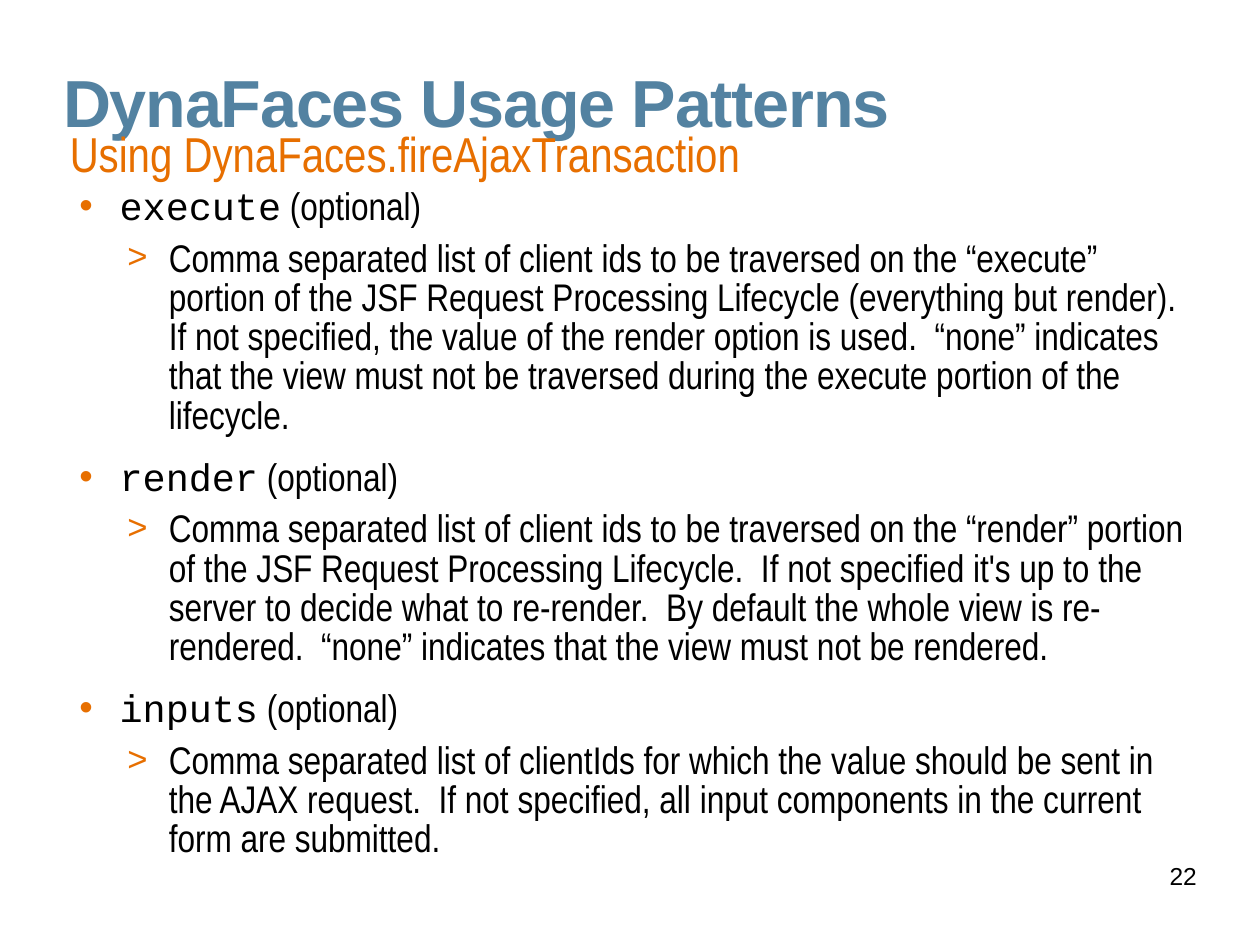
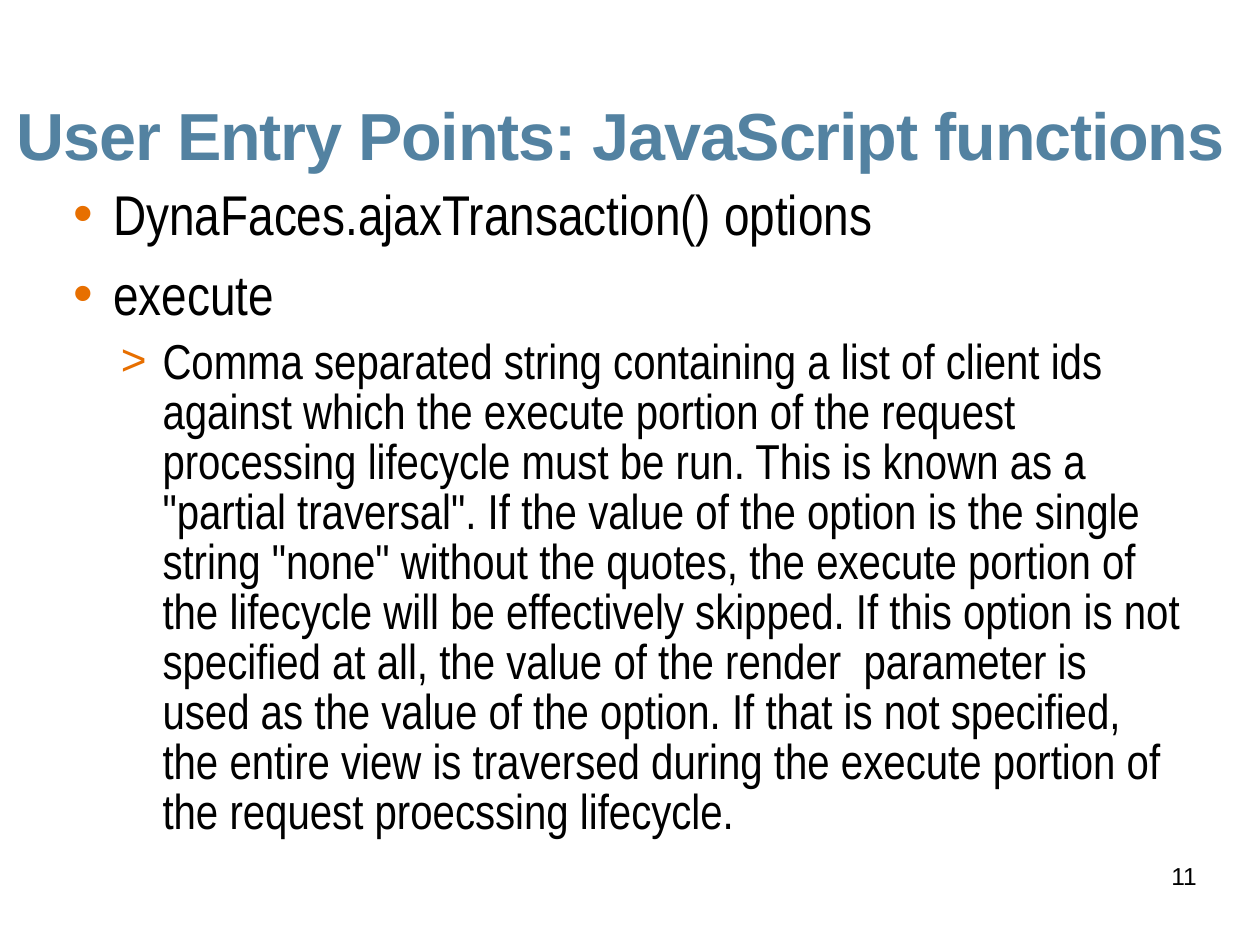
Before and after one commit to javaee/javaserverfaces-extensions, a slide deck: slide 11 of www/slides/dynafaces-design-review.odp (slide 22 before the commit). Drawn at 1260x945 pixels with LibreOffice and Linux fonts; fonts in the diff are those of the drawing; background and template pictures are left out. Boxes give left, top, right and bottom in pixels: in the first picture for what was removed or moved away, otherwise in the second. Text is boxed around its words. In the diff, an @@ line names an element or a change of style, - is before the commit and + after.

```diff
--- a/www/slides/dynafaces-design-review.odp
+++ b/www/slides/dynafaces-design-review.odp
@@ title removed at [63,81,890,139] @@
-DynaFaces Usage Patterns
@@ title added at [17,112,1225,172], 38 pt, text #5382A1, bold @@
+User Entry Points: JavaScript functions
@@ text removed at [70,132,740,181] @@
-Using DynaFaces.fireAjaxTransaction
@@ text at [113,194,1180,838]: text changed; size 22 to 28 pt @@
-• execute (optional)
-  > Comma separated list of client ids to be traversed on the “execute” portion of the JSF Request Processing Lifecycle (everything but render). If not specified, the value of the render option is used. “none” indicates that the view must not be traversed during the execute portion of the lifecycle.
-• render (optional)
-  > Comma separated list of client ids to be traversed on the “render” portion of the JSF Request Processing Lifecycle. If not specified it's up to the server to decide what to re-render. By default the whole view is re-rendered. “none” indicates that the view must not be rendered.
-• inputs (optional)
-  > Comma separated list of clientIds for which the value should be sent in the AJAX request. If not specified, all input components in the current form are submitted.
+• DynaFaces.ajaxTransaction() options
+• execute
+  > Comma separated string containing a list of client ids against which the execute portion of the request processing lifecycle must be run. This is known as a "partial traversal". If the value of the option is the single string "none" without the quotes, the execute portion of the lifecycle will be effectively skipped. If this option is not specified at all, the value of the render parameter is used as the value of the option. If that is not specified, the entire view is traversed during the execute portion of the request proecssing lifecycle.
@@ page number at [1171,868,1196,885]: text changed @@
-22
+11
```
Also in this commit, not shown: 1 other slide changed, 20 slides added, 33 slides removed.
